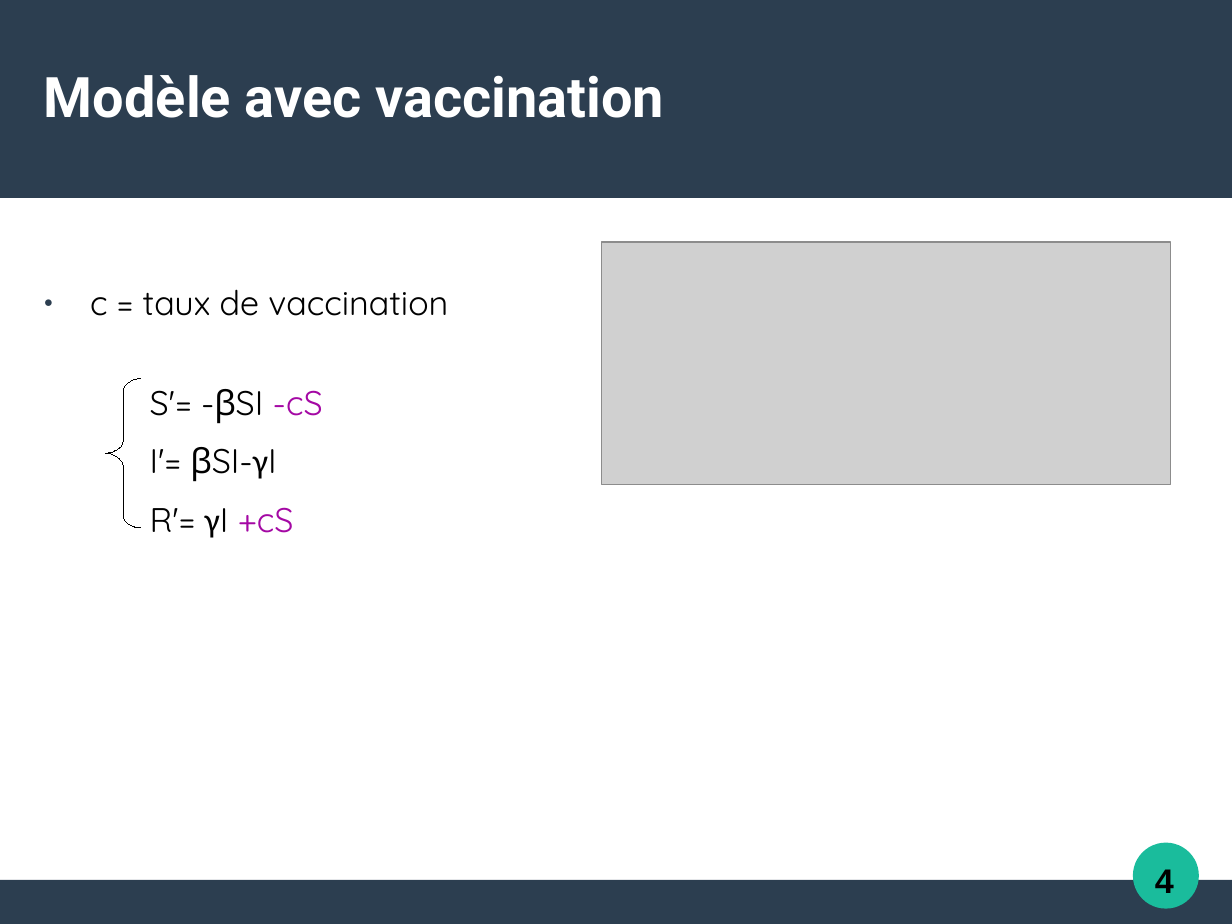
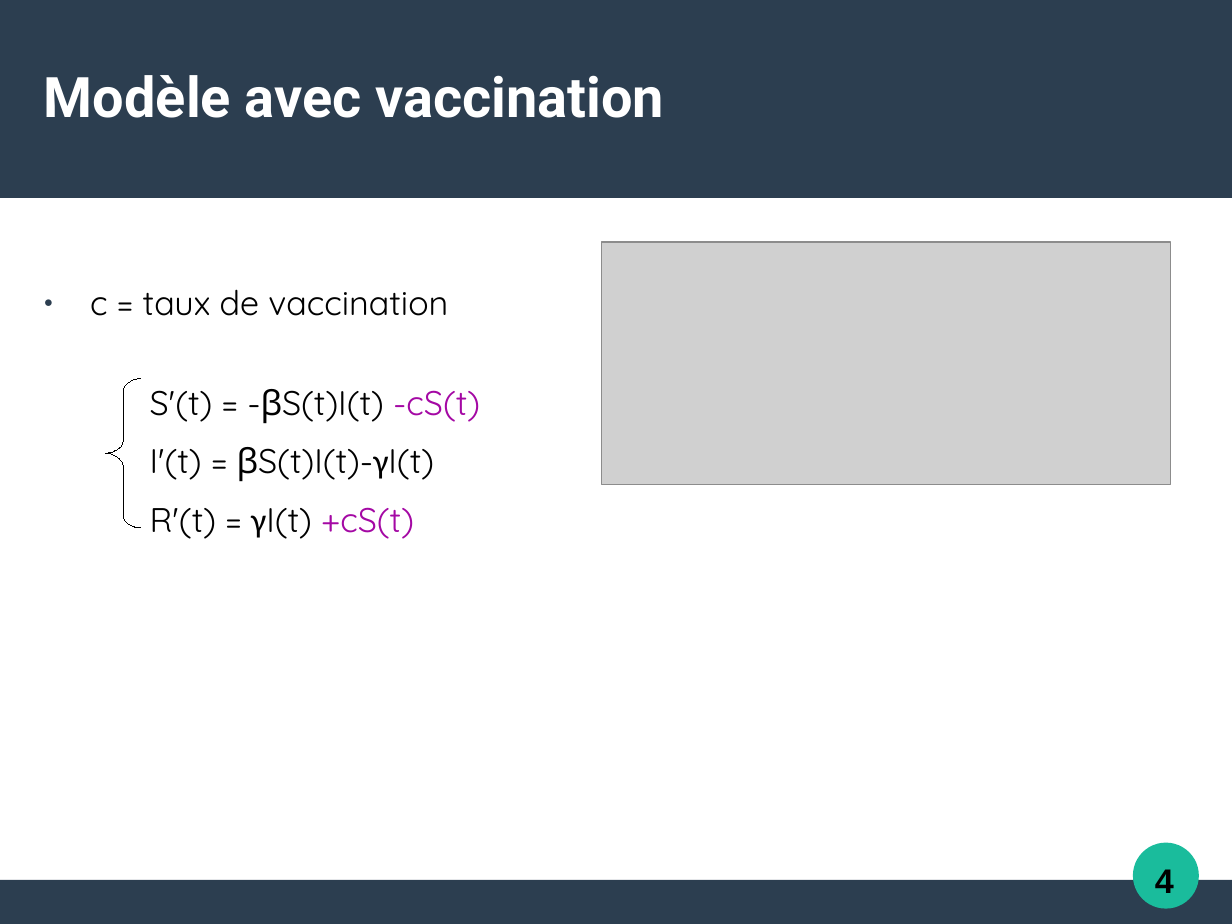
Before and after one commit to Alexia57/TIPE-2021-MP, a slide deck: slide 6 of Tipe_presentation.odp. Drawn at 1232x924 pixels with LibreOffice and Linux fonts; fonts in the diff are those of the drawing; grey boxes stand for pictures. Boxes give left, top, right and bottom in pixels: in the first picture for what was removed or moved away, otherwise in the second. Text is boxed around its words. In the diff, an @@ line names an element or a change of style, - is before the commit and + after.

```diff
--- a/Tipe_presentation.odp
+++ b/Tipe_presentation.odp
@@ text at (150,390,480,539): text changed @@
-  S'= -βSI -cS
-  I'= βSI-γI
-  R'= γI +cS
+  S'(t) = -βS(t)I(t) -cS(t)
+  I'(t) = βS(t)I(t)-γI(t)
+  R'(t) = γI(t) +cS(t)
```
Also in this commit, not shown: 4 other slides changed, 2 slides added, 1 other file.
